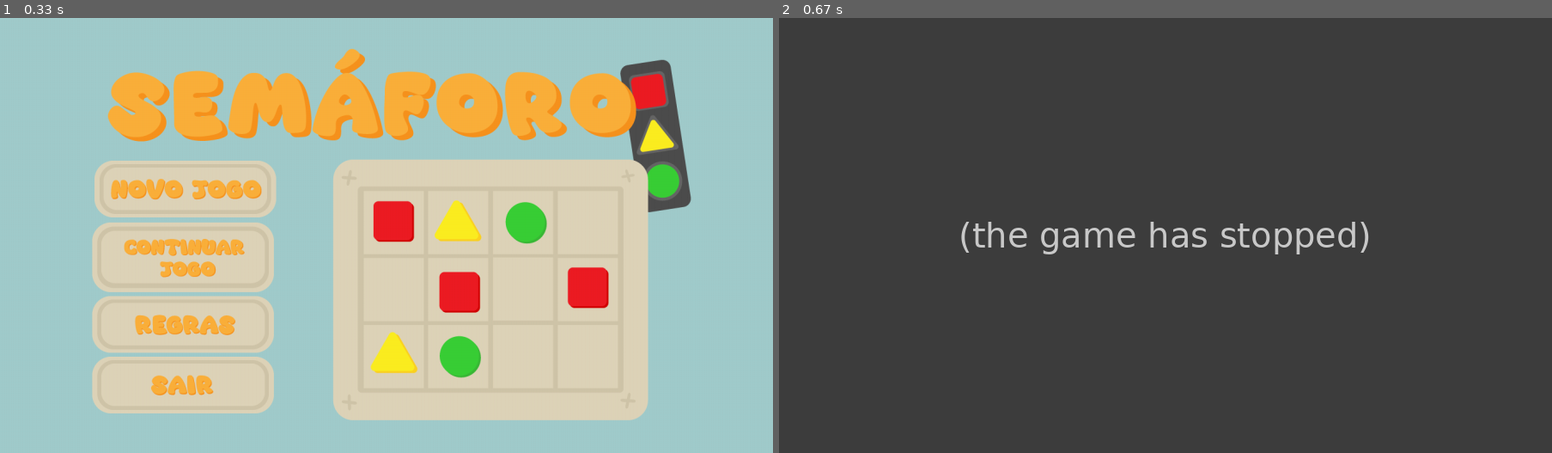
Above: before the commit, frames 1-2 (left to right).
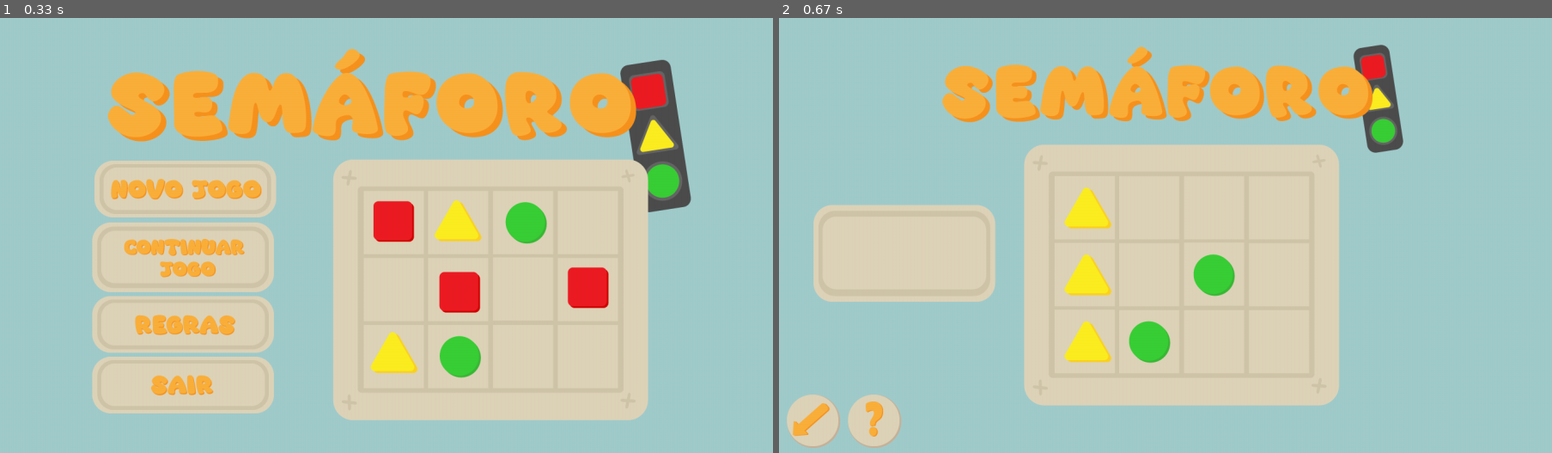
Above: after the commit, the same moments.

Repository: FranciscoMotaa/Trabalho-de-Lab-Semaforos
Game: pygame game, started from Semáforos/MAIN.py
Two runs of this game, one before a commit and one after it. Both use one fixed random seed, a clock stepped at 60 frames per second and the inputs below.
Inputs (mouse positions are in pixels of both pictures, inside the frame that each line leads up to):
- Up to frame 1 (0.33 s): no input
- Up to frame 2 (0.67 s): click (964, 248) at 0.38 s

Frame 1 is identical in both runs. In frame 2, 99% of the frame differs, in the area x 0-100%, y 0-100%.
Error before the commit: TypeError: desenha_tabuleiro_singleplayer() missing 1 required positional argument: 'jogada'...; the game stopped at 0.63 s (later frames are placeholders)

Commit message:
Uma pequena correção

Diff:
--- a/Semáforos/MAIN.py
+++ b/Semáforos/MAIN.py
@@ -1107,6 +1107,7 @@
     botaosair = pygame.image.load("sair botao.png")
 
     while True:
+        jogada = None
         desenha_menu(tela)
         for event in pygame.event.get():
             if event.type==pygame.QUIT:
@@ -1124,7 +1125,7 @@
                     print(nome)
                     matriz=carrega_matriz()
                     print(matriz)
-                    desenha_tabuleiro_singleplayer(tela, matriz, nome)
+                    desenha_tabuleiro_singleplayer(tela, matriz, nome, jogada)
                 elif area_regras.collidepoint(mouse_pos):
                     som_click()
                     menu_regras(tela)
--- a/matriz.txt
+++ b/matriz.txt
@@ -1 +1 @@
-[[2, 0, 1, 0], [1, 1, 1, 1], [0, 1, 0, 0]]
+[[2, 0, 0, 0], [2, 0, 1, 0], [2, 1, 0, 0]]
--- a/nome.txt
+++ b/nome.txt
@@ -1 +1 @@
-Chic
+tAREMI
